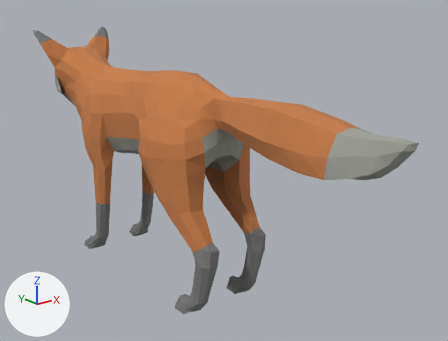
Renders of the glTF model public/creatures/spuerfuchs.glb from each side of a commit.
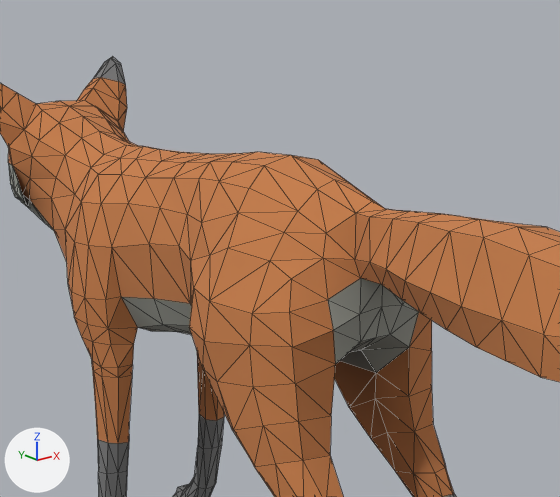
Each version is shown whole from a camera (50 mm lens) standing at (-1.56, -2.29, 1.43) and looking at (0.16, -0.13, 0.57), then close up on the part from 11% to 69% of the width and 0% to 67% of the height. The lights are fixed; the arrows at lower left show +X, +Y and +Z. The first two pictures are the older version. The close-ups show mesh edges as thin lines. Vertices at exactly the same position are counted once.

Objects in the first close-up: 'Fox'.
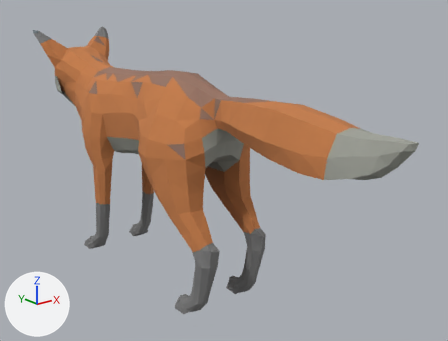
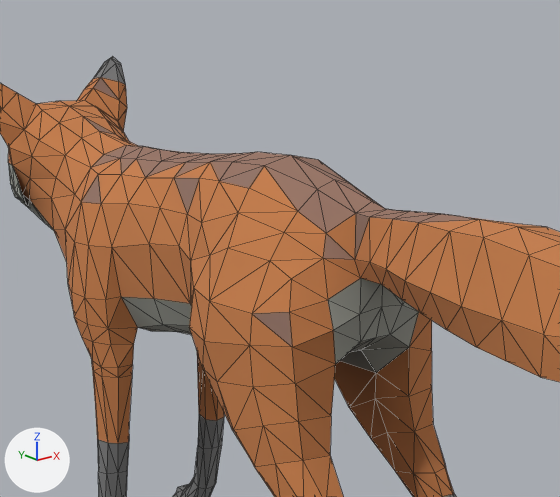
Pixel boxes (x1, y1, x2, y2) of what changed, in the close-ups (560 x 497 px):
part 1 of me_fox, recoloured: (82, 77, 477, 347) in both

The change in detail:
me_fox has 926 vertices, 1848 faces and spans x -0.23..0.23, y -1.26..1.26, z 0.0..1.15.
me_fox is used by ob_fox; location (0.0, 0.0, 0.0).
me_fox part 1: 88 faces centred in x -0.21..0.18, y -0.87..1.06, z 0.75..1.14 are repainted in the vertex colours; the middle colour goes from orange #c77e4a to brown #987464.
